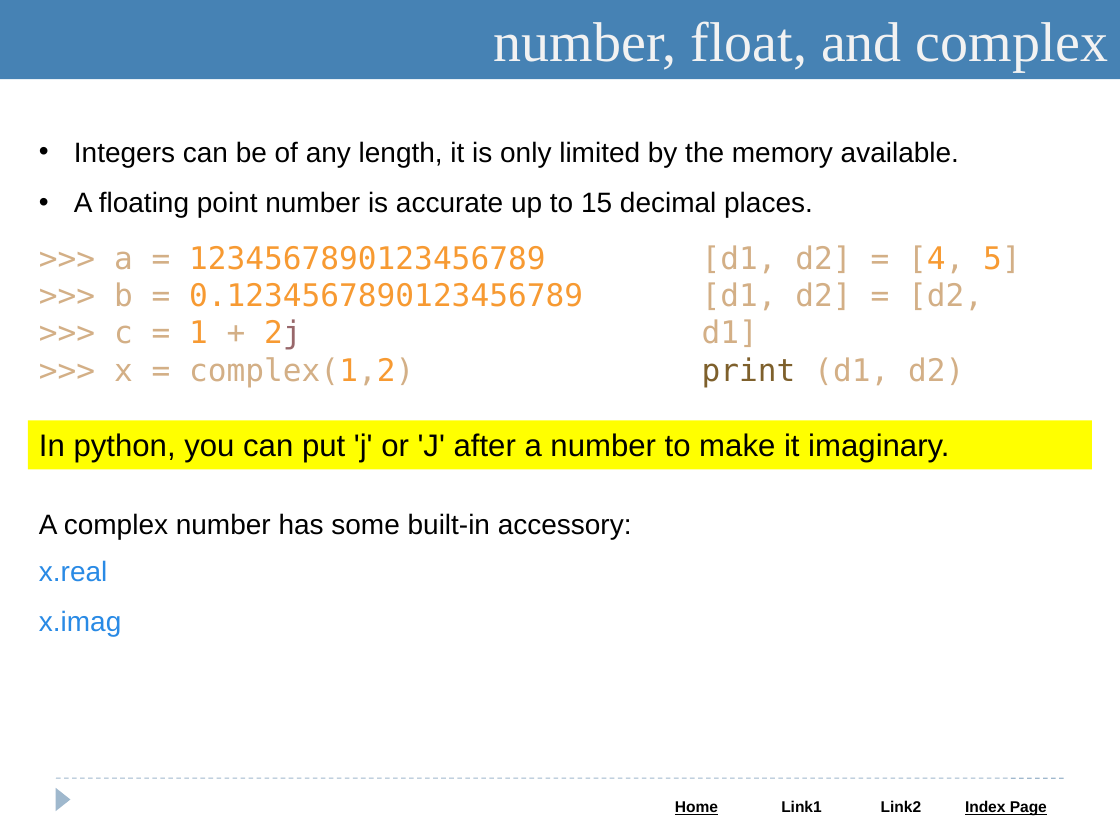
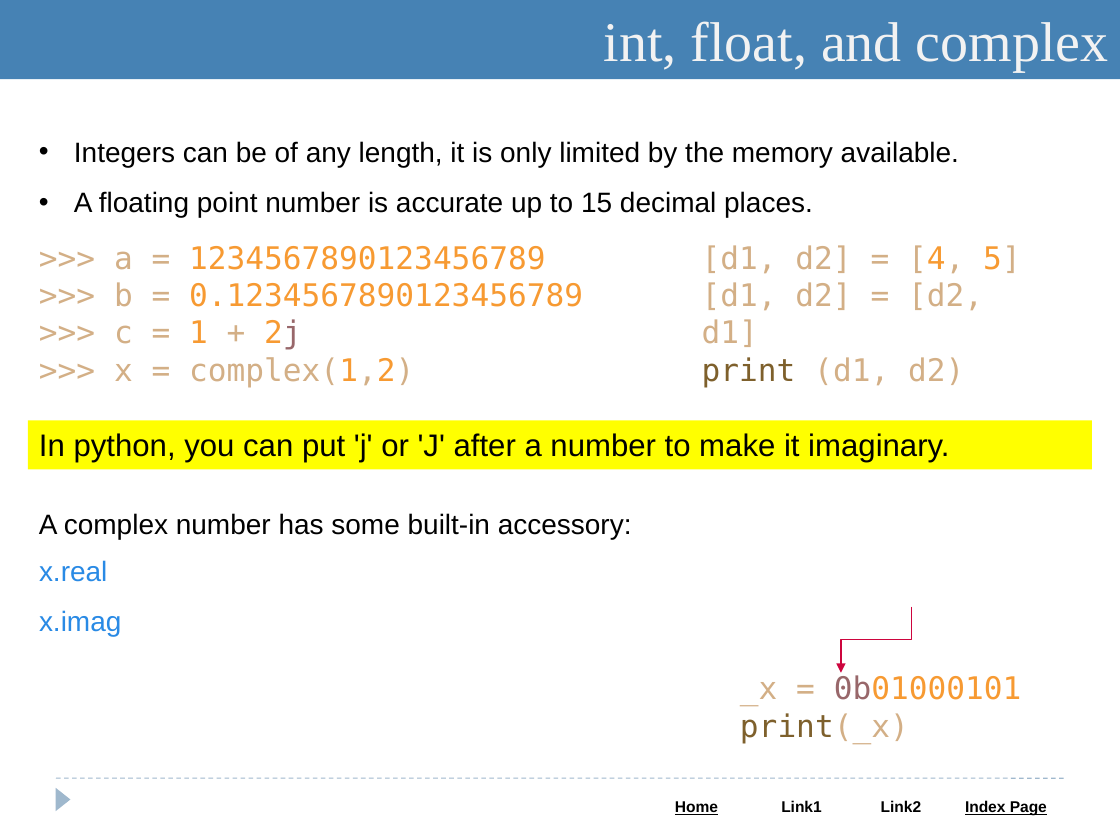
Before and after one commit to Saleel-Bagde-drive/Python-and-Web-PPTs, a slide deck: slide 10 of Python.pptx. Drawn at 1120x840 pixels with LibreOffice and Linux fonts; fonts in the diff are those of the drawing. Boxes give left, top, right and bottom in pixels: in the first picture for what was removed or moved away, otherwise in the second. Text is boxed around its words. In the diff, an @@ line names an element or a change of style, - is before the commit and + after.

```diff
--- a/Python.pptx
+++ b/Python.pptx
@@ text in rectangle at bbox=[604, 21, 1109, 72]: text changed @@
-number, float, and complex
+int, float, and complex
@@ elbow arrow added from (912, 607) to (841, 673), #CD053E 0.75 pt @@
@@ text added at bbox=[740, 675, 1022, 743], 20 pt, text #F79A32 @@
+_x = 0b01000101
+print(_x)
```
Also in this commit, not shown: 19 other slides changed, 5 slides added.
